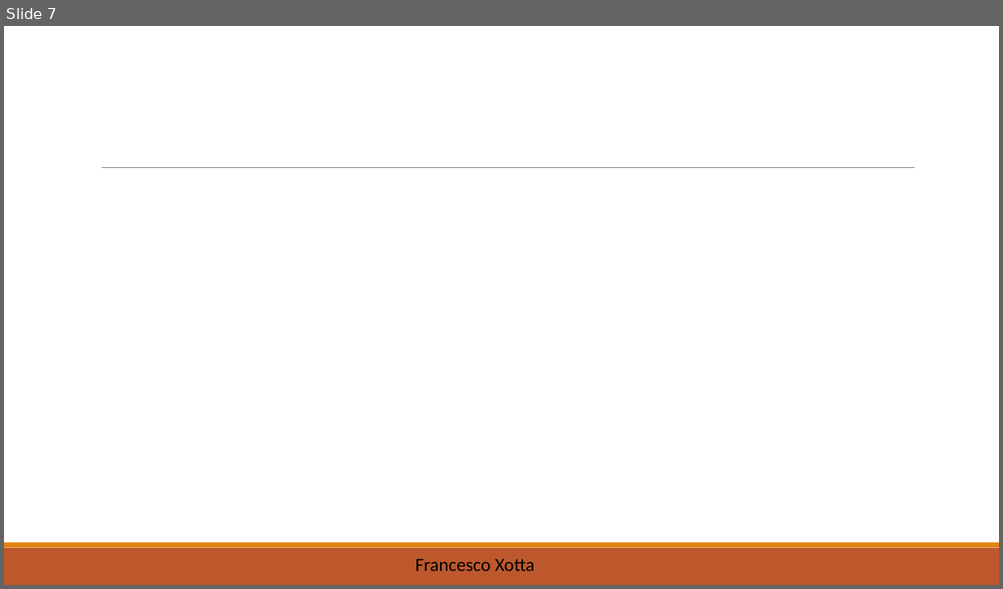
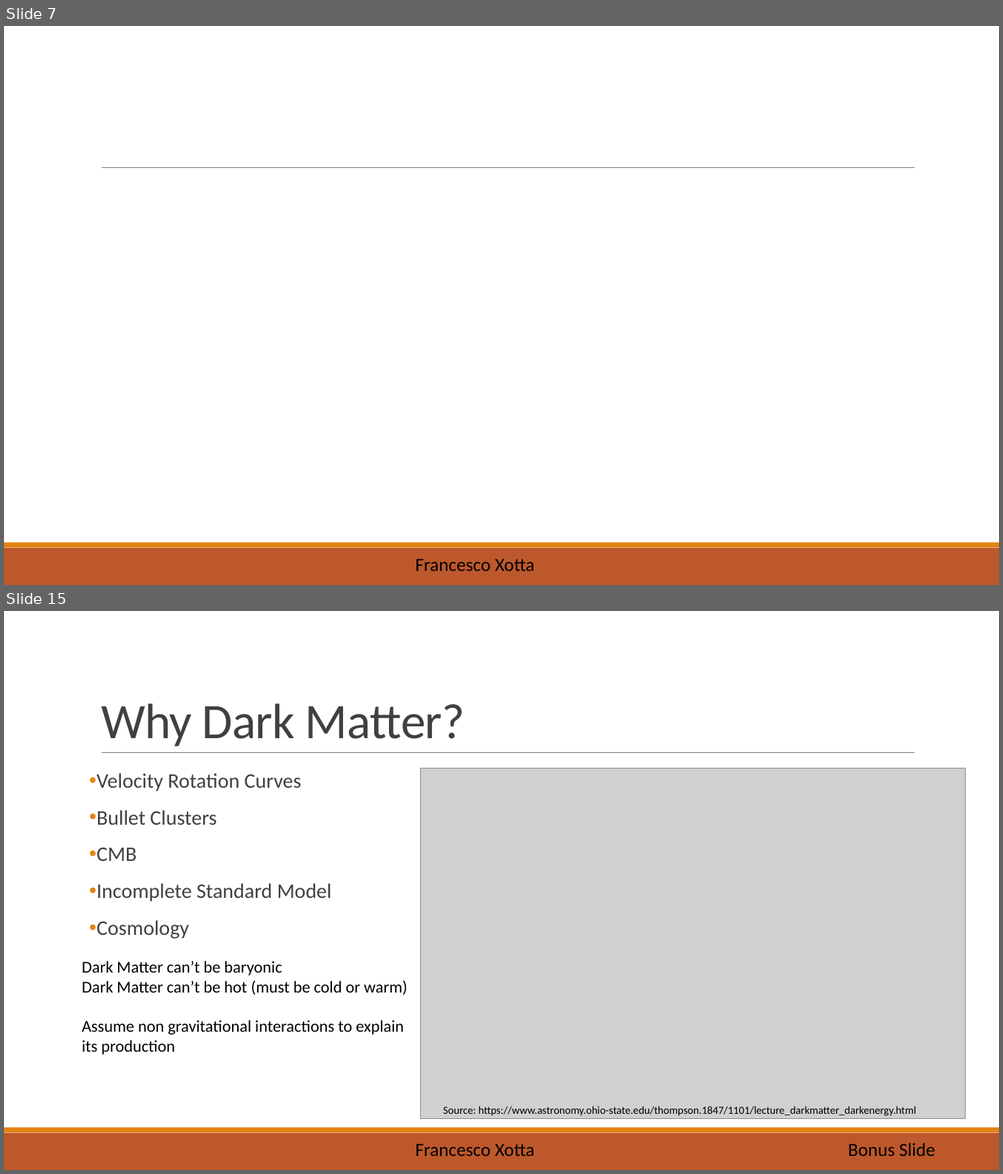
Before and after one commit to X0774/SimulationofGCE, a slide deck: Presentation.pptm. Shown one above the other, each under a label of ours: slide 7 before the commit, slides 7 and 15 after it; the slides between them are not shown. The pictures are 1003x589 and 1003x1174 pixels, drawn with LibreOffice and Linux fonts; fonts in the diff are those of the drawing; grey boxes stand for pictures. Boxes give left, top, right and bottom in pixels: in the first picture for what was removed or moved away, otherwise in the second. Text is boxed around its words. In the diff, an @@ line names an element or a change of style, - is before the commit and + after.

```diff
--- a/Presentation.pptm
+++ b/Presentation.pptm
@@ slide 15 added at (x1=4, y1=611, x2=999, y2=1170), background #FFFFFF; not listed: 3 template elements that a slide beside it also shows @@
@@ title added at (x1=101, y1=703, x2=465, y2=746), 48 pt, text #404040 @@
+Why Dark Matter?
@@ text added at (x1=96, y1=773, x2=332, y2=939), 20 pt, text #404040 @@
+• Velocity Rotation Curves
+• Bullet Clusters
+• CMB
+• Incomplete Standard Model
+• Cosmology
@@ picture added at (x1=421, y1=769, x2=965, y2=1119) @@
@@ text added at (x1=82, y1=961, x2=407, y2=1055), 16 pt, text #000000 @@
+Dark Matter can’t be baryonic
+Dark Matter can’t be hot (must be cold or warm)
+Assume non gravitational interactions to explain its production
@@ text added at (x1=443, y1=1106, x2=916, y2=1116), 10.5 pt, text #000000 @@
+Source: https://www.astronomy.ohio-state.edu/thompson.1847/1101/lecture_darkmatter_darkenergy.html
@@ text added at (x1=848, y1=1143, x2=935, y2=1156), 18 pt, text #000000 @@
+Bonus Slide
@@ text added at (x1=415, y1=1145, x2=535, y2=1156), 18 pt, text #000000 @@
+Francesco Xotta
```
Also in this commit, not shown: 11 slides changed, 2 other slides added.
